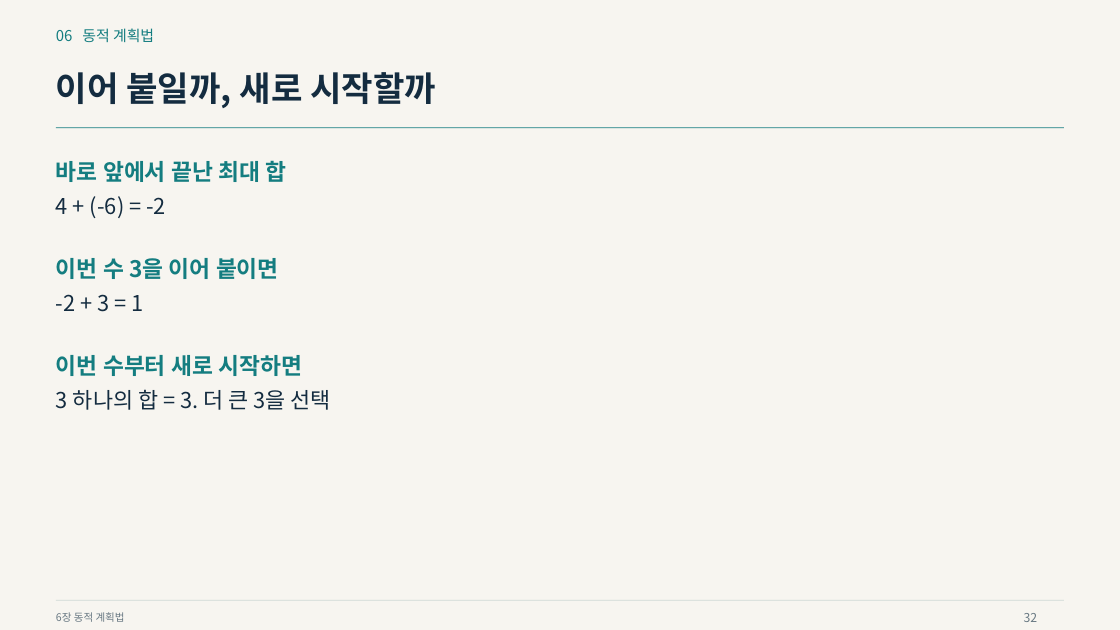
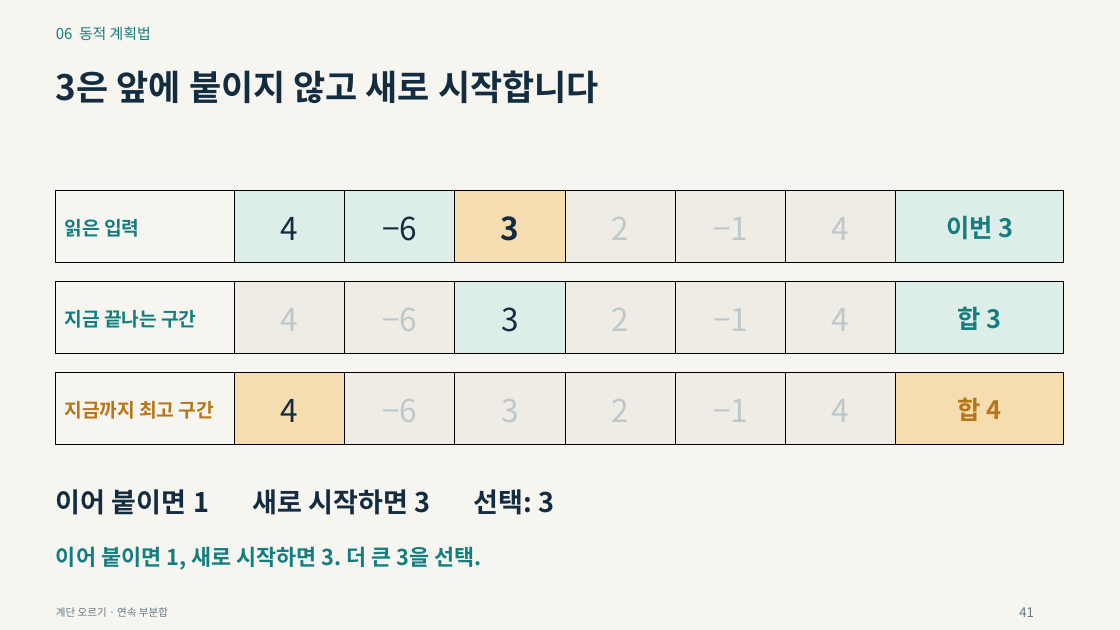
Before and after one commit to Sangdon-Park/Sangdon-Park.github.io, a slide deck: slide 41 of data/알고리즘/6장_동적_계획법.pptx (slide 32 before the commit). Drawn at 1120x630 pixels with LibreOffice and Linux fonts; fonts in the diff are those of the drawing. Boxes give left, top, right and bottom in pixels: in the first picture for what was removed or moved away, otherwise in the second. Text is boxed around its words. In the diff, an @@ line names an element or a change of style, - is before the commit and + after.

```diff
--- a/data/알고리즘/6장_동적_계획법.pptx
+++ b/data/알고리즘/6장_동적_계획법.pptx
@@ text "06 동적 계획법" at (x1=56, y1=26, x2=151, y2=40): line spacing 1.12 to 1.1 @@
@@ text at (x1=56, y1=70, x2=599, y2=103): text changed; size 29.2 to 30 pt @@
-이어 붙일까, 새로 시작할까
+3은 앞에 붙이지 않고 새로 시작합니다
@@ line removed from (56, 128) to (1065, 128) @@
@@ text removed at (x1=56, y1=160, x2=286, y2=182) @@
-바로 앞에서 끝난 최대 합
@@ text removed at (x1=56, y1=196, x2=166, y2=218) @@
-4 + (-6) = -2
@@ table added at (x1=56, y1=191, x2=1063, y2=262), 1 rows, 8 columns @@
+읽은 입력 | 4 | −6 | 3 | 2 | −1 | 4 | 이번 3
@@ text removed at (x1=56, y1=258, x2=279, y2=279) @@
-이번 수 3을 이어 붙이면
@@ text removed at (x1=56, y1=294, x2=144, y2=312) @@
--2 + 3 = 1
@@ table added at (x1=56, y1=281, x2=1063, y2=353), 1 rows, 8 columns @@
+지금 끝나는 구간 | 4 | −6 | 3 | 2 | −1 | 4 | 합 3
@@ text removed at (x1=56, y1=355, x2=302, y2=376) @@
-이번 수부터 새로 시작하면
@@ text removed at (x1=56, y1=389, x2=330, y2=410) @@
-3 하나의 합 = 3. 더 큰 3을 선택
@@ table added at (x1=56, y1=373, x2=1063, y2=444), 1 rows, 8 columns @@
+지금까지 최고 구간 | 4 | −6 | 3 | 2 | −1 | 4 | 합 4
@@ text added at (x1=56, y1=489, x2=555, y2=515), 23.2 pt, text #142C40, bold @@
+이어 붙이면 1 새로 시작하면 3 선택: 3
@@ text added at (x1=56, y1=546, x2=482, y2=570), 18.8 pt, text #147D80, bold @@
+이어 붙이면 1, 새로 시작하면 3. 더 큰 3을 선택.
@@ line removed from (56, 601) to (1065, 601) @@
@@ text removed at (x1=56, y1=612, x2=125, y2=622) @@
-6장 동적 계획법
@@ text added at (x1=56, y1=607, x2=168, y2=617), 9 pt, text #637985 @@
+계단 오르기 · 연속 부분합
@@ text added at (x1=1019, y1=607, x2=1034, y2=617), 11.2 pt, text #637985 @@
+41
@@ text removed at (x1=1024, y1=613, x2=1038, y2=622) @@
-32
```
Also in this commit, not shown: 9 other slides changed, 49 slides added, 35 slides removed, 12 other files.
